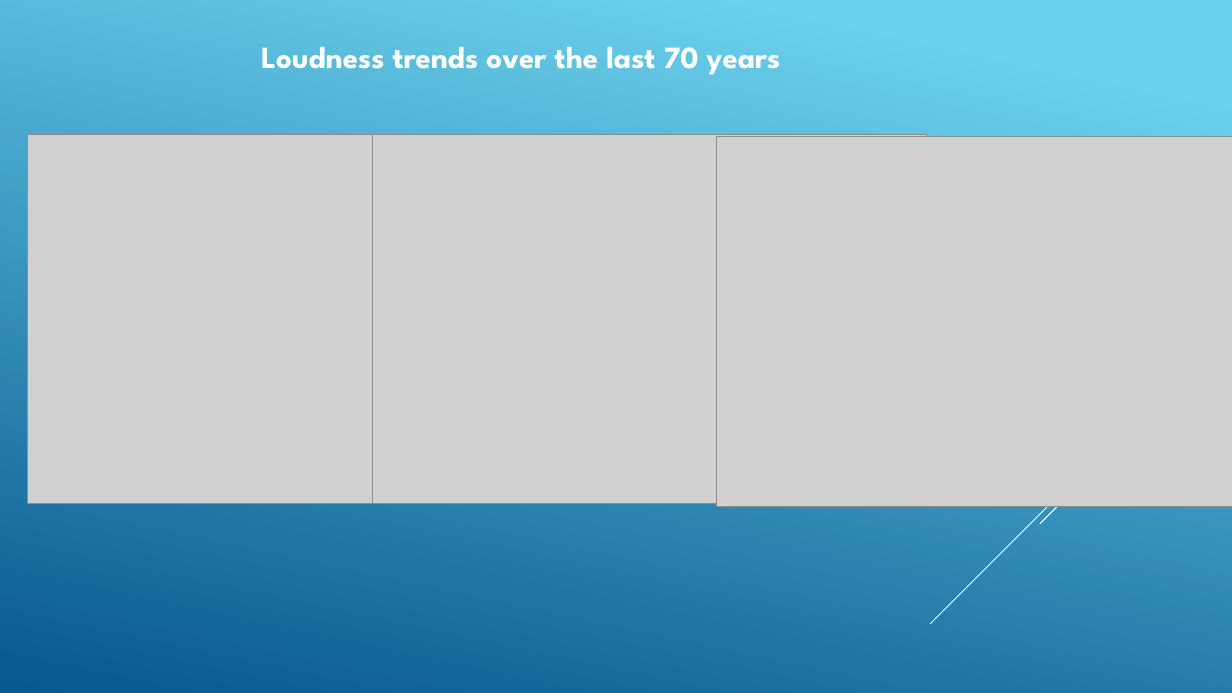
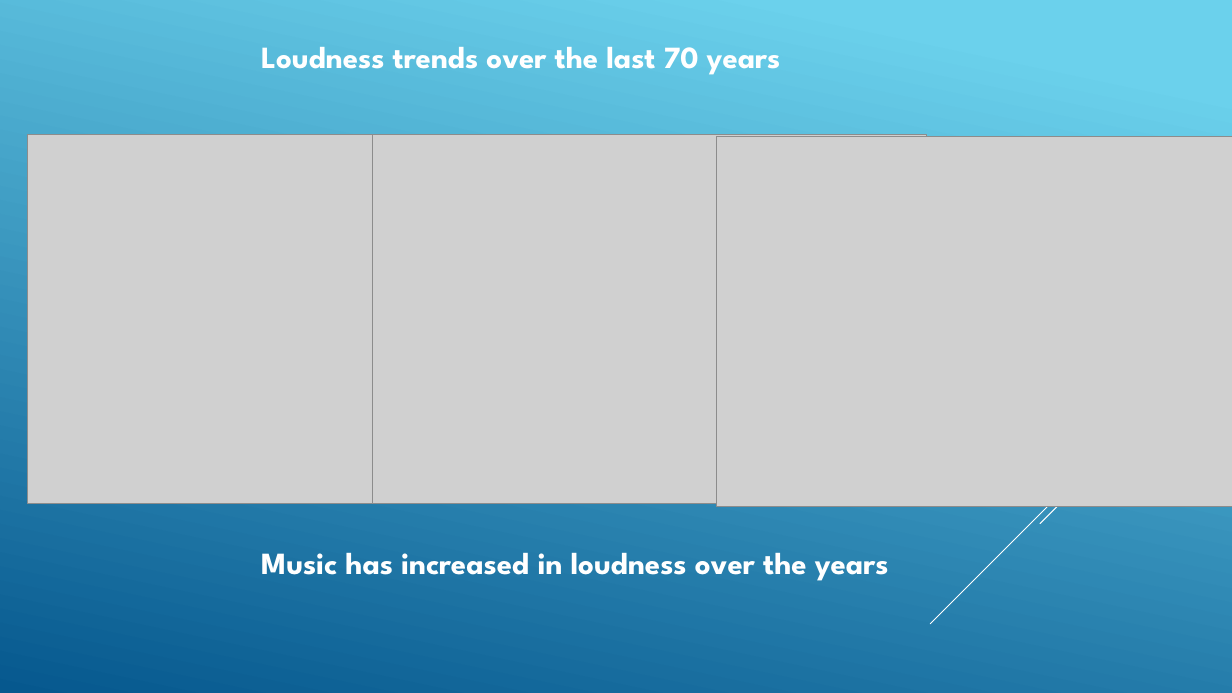
Before and after one commit to rlylecastro/project1, a slide deck: slide 12 of Presentation.pptx (slide 10 before the commit). Drawn at 1232x693 pixels with LibreOffice and Linux fonts; fonts in the diff are those of the drawing; grey boxes stand for pictures. Boxes give left, top, right and bottom in pixels: in the first picture for what was removed or moved away, otherwise in the second. Text is boxed around its words. In the diff, an @@ line names an element or a change of style, - is before the commit and + after.

```diff
--- a/Presentation.pptx
+++ b/Presentation.pptx
@@ text added at [261,552,889,581], 24 pt, text #FFFFFF, bold @@
+Music has increased in loudness over the years
```
Also in this commit, not shown: 3 other slides changed, 4 slides added, 1 slide removed, 1 other file.
